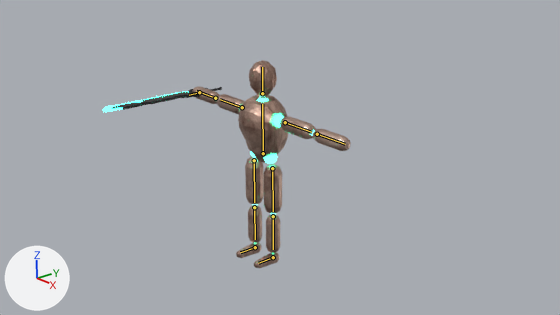
An edit to the Blender file 2021 - Reclamation/Player.blend, drawn before and after from the same camera.
One viewpoint serves both versions: the file's camera 'Camera'. Lighting does not change. The marker at lower left points along +X, +Y and +Z. The bones that bend it are drawn over the model as lines.

The first picture shows 'Body', 'sword'.
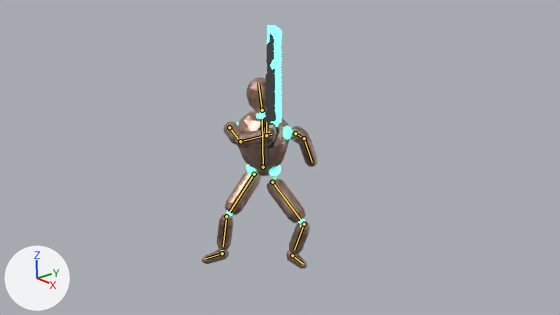
The newer file adds an action. The first version stands in its rest pose; the second is drawn at frame 16 of the action 'Attack - Player.001'.

What differs and where, as boxes [x1, y1, x2, y2] in the pictures (560 x 315 px):
```json
{"object": "Body", "change": "posed", "before": [192, 60, 351, 268], "after": [202, 77, 317, 269], "on screen": "28% narrower, 8% shorter"}
{"object": "sword", "change": "posed", "before": [103, 87, 222, 112], "after": [258, 25, 282, 166], "on screen": "79% narrower, 446% taller"}
{"bone": "Spine", "before": "(263, 153) to (262, 104)", "after": "(263, 167) to (262, 119)"}
{"bone": "Head", "before": "(262, 93) to (262, 67)", "after": "(262, 110) to (258, 83)"}
{"bone": "L - Upper Arm", "before": "(285, 122) to (311, 132)", "after": "(295, 133) to (302, 137)"}
{"bone": "L - Forearm", "before": "(317, 134) to (345, 144)", "after": "(304, 138) to (312, 162)"}
{"bone": "R - Upper Arm", "before": "(242, 107) to (220, 99)", "after": "(229, 127) to (238, 138)"}
{"bone": "R - Forearm", "before": "(215, 98) to (196, 91)", "after": "(240, 141) to (271, 134)"}
{"bone": "L - Thigh", "before": "(272, 168) to (273, 211)", "after": "(272, 182) to (300, 219)"}
{"bone": "L - Shin", "before": "(273, 216) to (273, 249)", "after": "(304, 224) to (294, 249)"}
{"bone": "L - Foot", "before": "(273, 257) to (258, 263)", "after": "(292, 255) to (302, 263)"}
{"bone": "R - Thigh", "before": "(254, 160) to (254, 202)", "after": "(254, 174) to (229, 212)"}
{"bone": "R - Shin", "before": "(254, 207) to (255, 239)", "after": "(226, 216) to (223, 246)"}
```

The change, as JSON lines over the scene's bpy script:
```json
{"block": "bone_spine", "where": "bone_spine = bpy.data.objects['Armature'].pose.bones['Spine']"}
{"op": "set", "path": "bone_spine.location", "old": "(0.0, 0.0, 0.0)", "new": "(0.0, -0.52, 0.0)"}
{"op": "set", "path": "bone_spine.rotation_quaternion", "old": "(1.0, 0.0, 0.0, 0.0)", "new": "(0.951, 0.039, 0.306, -0.018)", "note": "degrees (0, 0, 0) -> degrees (4, 36, -1)"}
{"block": "bone_head", "where": "bone_head = bpy.data.objects['Armature'].pose.bones['Head']  # child of 'Spine'"}
{"op": "set", "path": "bone_head.rotation_quaternion", "old": "(1.0, 0.0, 0.0, 0.0)", "new": "(0.966, 0.0, -0.253, 0.055)", "note": "degrees (0, 0, 0) -> degrees (-2, -29, 7)"}
{"block": "bone_l___upper_arm", "where": "bone_l___upper_arm = bpy.data.objects['Armature'].pose.bones['L - Upper Arm']  # child of 'Spine'"}
{"op": "set", "path": "bone_l___upper_arm.rotation_quaternion", "old": "(1.0, 0.0, 0.0, 0.0)", "new": "(-0.934, 0.597, -0.454, 0.862)", "note": "degrees (0, 0, 0) -> degrees (-61, -5, -83)"}
{"block": "bone_l___forearm", "where": "bone_l___forearm = bpy.data.objects['Armature'].pose.bones['L - Forearm']  # child of 'L - Upper Arm'"}
{"op": "set", "path": "bone_l___forearm.rotation_quaternion", "old": "(1.0, 0.0, 0.0, 0.0)", "new": "(0.944, 0.326, -0.027, 0.026)", "note": "degrees (0, 0, 0) -> degrees (38, -4, 2)"}
{"block": "bone_r___upper_arm", "where": "bone_r___upper_arm = bpy.data.objects['Armature'].pose.bones['R - Upper Arm']  # child of 'Spine'"}
{"op": "set", "path": "bone_r___upper_arm.rotation_quaternion", "old": "(1.0, 0.0, 0.0, 0.0)", "new": "(0.356, 0.678, 0.348, 0.541)", "note": "degrees (0, 0, 0) -> degrees (101, -29, 79)"}
{"block": "bone_r___forearm", "where": "bone_r___forearm = bpy.data.objects['Armature'].pose.bones['R - Forearm']  # child of 'R - Upper Arm'"}
{"op": "set", "path": "bone_r___forearm.rotation_quaternion", "old": "(1.0, 0.0, 0.0, 0.0)", "new": "(0.894, 0.292, -0.137, 0.311)", "note": "degrees (0, 0, 0) -> degrees (29, -25, 32)"}
{"block": "bone_l___thigh", "where": "bone_l___thigh = bpy.data.objects['Armature'].pose.bones['L - Thigh']"}
{"op": "set", "path": "bone_l___thigh.location", "old": "(0.0, 0.0, 0.0)", "new": "(0.0, 0.52, 0.0)"}
{"op": "set", "path": "bone_l___thigh.rotation_quaternion", "old": "(1.0, 0.0, 0.0, 0.0)", "new": "(0.735, -0.092, -0.559, -0.347)", "note": "degrees (0, 0, 0) -> degrees (37, -64, -74)"}
{"block": "bone_l___shin", "where": "bone_l___shin = bpy.data.objects['Armature'].pose.bones['L - Shin']  # child of 'L - Thigh'"}
{"op": "set", "path": "bone_l___shin.rotation_quaternion", "old": "(1.0, 0.0, 0.0, 0.0)", "new": "(0.846, 0.479, -0.019, 0.232)", "note": "degrees (0, 0, 0) -> degrees (56, -15, 23)"}
{"block": "bone_l___foot", "where": "bone_l___foot = bpy.data.objects['Armature'].pose.bones['L - Foot']  # child of 'L - Shin'"}
{"op": "set", "path": "bone_l___foot.rotation_quaternion", "old": "(1.0, 0.0, 0.0, 0.0)", "new": "(0.979, -0.201, 0.036, 0.0)", "note": "degrees (0, 0, 0) -> degrees (-23, 4, -1)"}
{"block": "bone_r___thigh", "where": "bone_r___thigh = bpy.data.objects['Armature'].pose.bones['R - Thigh']"}
{"op": "set", "path": "bone_r___thigh.location", "old": "(0.0, 0.0, 0.0)", "new": "(0.0, 0.52, 0.0)"}
{"op": "set", "path": "bone_r___thigh.rotation_quaternion", "old": "(1.0, 0.0, 0.0, 0.0)", "new": "(0.926, -0.381, 0.04, -0.024)", "note": "degrees (0, 0, 0) -> degrees (-45, 3, -4)"}
{"block": "bone_r___shin", "where": "bone_r___shin = bpy.data.objects['Armature'].pose.bones['R - Shin']  # child of 'R - Thigh'"}
{"op": "set", "path": "bone_r___shin.rotation_quaternion", "old": "(1.0, 0.0, 0.0, 0.0)", "new": "(0.918, 0.373, -0.056, 0.13)", "note": "degrees (0, 0, 0) -> degrees (43, -12, 12)"}
```
